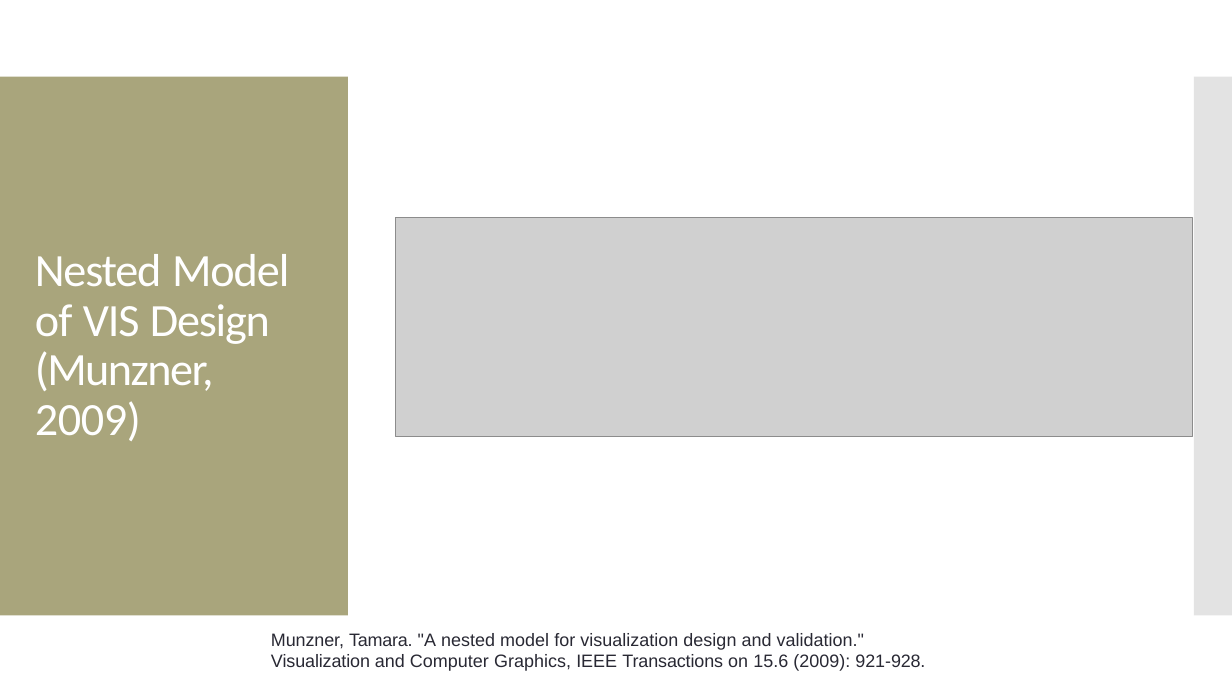
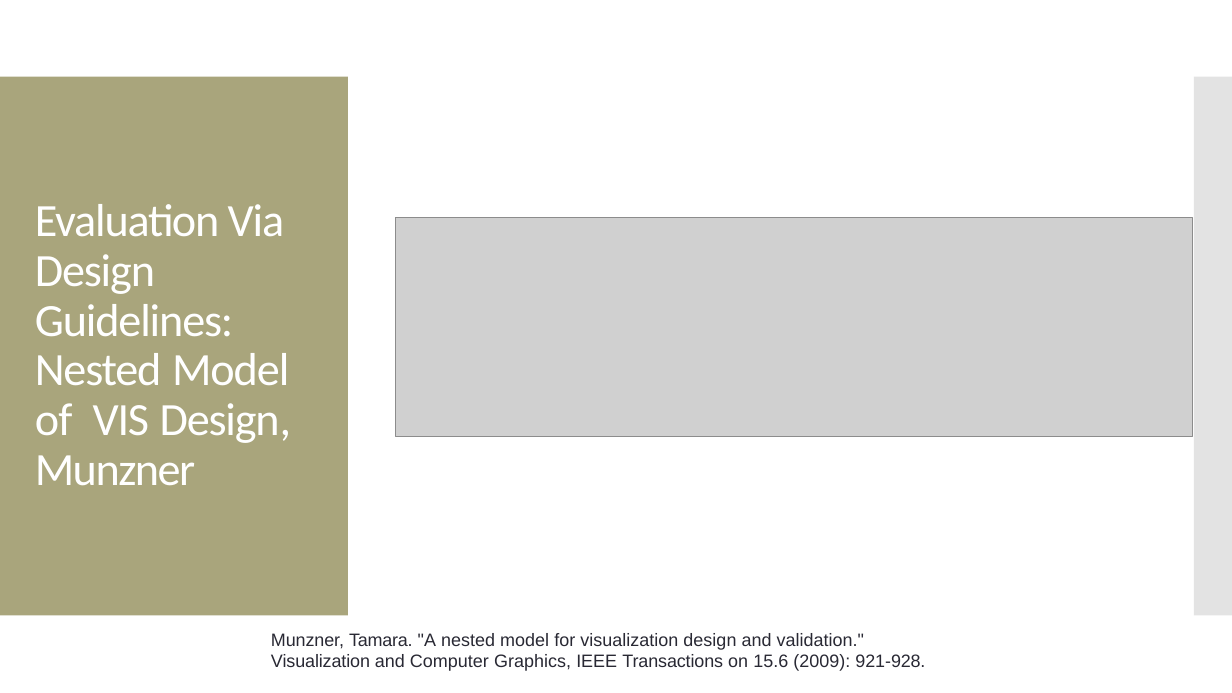
Before and after one commit to amosca01/SDS-CS235, a slide deck: slide 16 of slides/12-evaluation.pptx (slide 14 before the commit). Drawn at 1232x693 pixels with LibreOffice and Linux fonts; fonts in the diff are those of the drawing; grey boxes stand for pictures. Boxes give left, top, right and bottom in pixels: in the first picture for what was removed or moved away, otherwise in the second. Text is boxed around its words. In the diff, an @@ line names an element or a change of style, - is before the commit and + after.

```diff
--- a/slides/12-evaluation.pptx
+++ b/slides/12-evaluation.pptx
@@ text at (35,204,291,486): text changed @@
-Nested Model of VIS Design (Munzner, 2009)
+Evaluation Via Design Guidelines:
+Nested Model of VIS Design, Munzner
```
Also in this commit, not shown: 11 other slides changed, 10 slides added, 4 slides removed, 9 other files.
